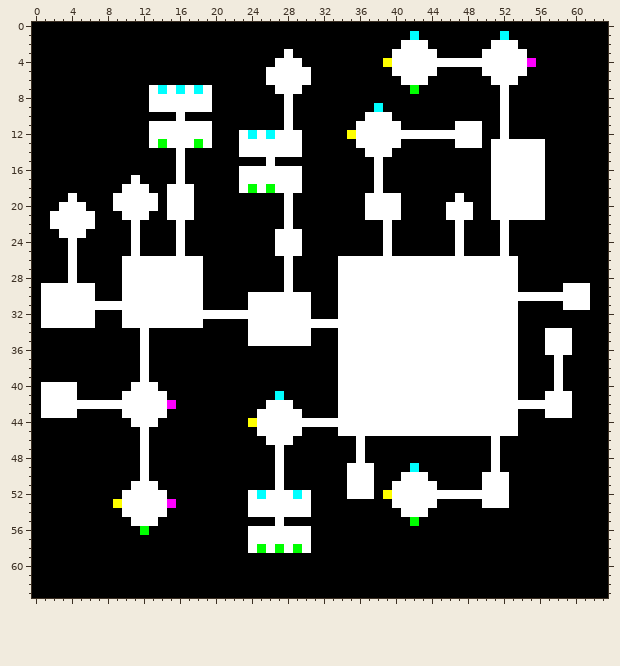
Pixel-art sprite: Assets/DungeonAssets/Image/LayoutMap.png. This is how it looked before the edit.
The file is 64x64 pixels.
The same view after the edit:
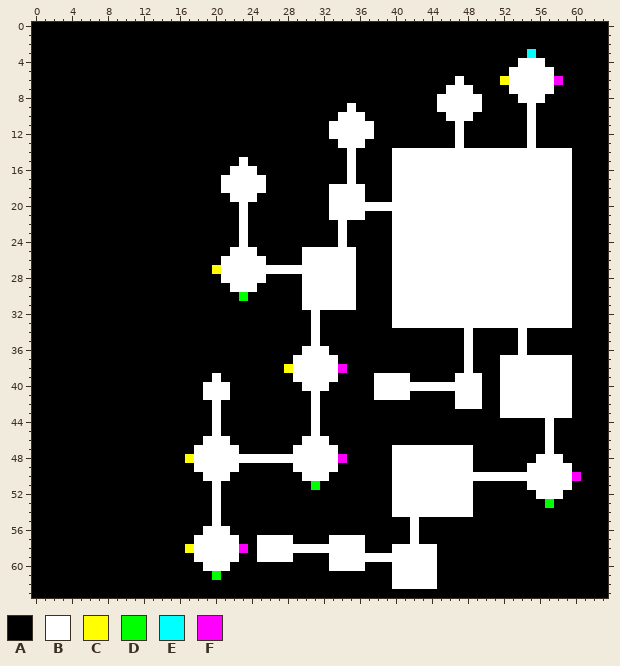
Palette (. is transparent): A #000000  B #ffffff  C #ffff00  D #00ff00  E #00ffff  F #ff00ff
Edits made:
Changed rows in their new state; - is an unchanged pixel.
first column x 1:
 1 -----------------------------------------A---------A---------
 2 ----------------------------------------AAA-------AAA--------
 3 ---------------------------A-----------AAAAA-----AAAAAE------
 4 --------------------------AAA---------AAAAAAAAAAAAAAA-BB-----
 5 -------------------------AAAAA---------AAAAA-----AAA--BBB----
 6 -------------------------AAAAA----------AAA---B---AC-BBBBF---
 7 ------------AAAAAAA-------AAA------------A---BBB---ABBBBB----
 8 ------------AAAAAAA--------A----------------BBBBB--A-BBB-----
 9 ------------AAAAAAA--------A------B--A------BBBBB--A--B------
10 ---------------A-----------A-----BBBAAA------BBB---A--B------
11 ------------AAAAAAA--------A----BBB--AAA-------AA--A--B------
12 ------------AAAAAAA---AAAAAAA---BBB--AAAAAAAAA-AA--A--B------
13 ------------AAAAAAA---AAAAAAA----BB-AAAA-------AA-AAAA-A-----
14 ---------------A------AAAAAAA-----B-AAABBBBBBBBBBB------BBB--
15 ---------------A------B--A--------B--A-BBBBBBBBBBB------BBB--
16 ---------------A-----B--AAAAA-----B--A-BBBBBBBBBBB------BBB--
17 ----------A----A----BB---AAAA-----B--A-BBBBBBBBBBB------BBB--
18 ---------AAA--AAA---BB-B-AAAA---BBBB-A-BBBBBBBBBBB------BBB--
19 ---A----AAAAA-AAA----BBB---A----BBBBAAA-BBBBBB-BBB------BBB--
20 --AAA---AAAAA-AAA-----B----A----BBBB----BBBBB---BB------BBB--
21 -AAAAA---AAA--AAA-----B----A----BBBBAAA-BBBBB---BB------BBB--
22 -AAAAA----A----A------B----A-----B----ABBBBBBB-BBBB-BBBBBBB--
23 --AAA-----A----A------B---AAA----B----ABBBBBBB-BBBB-BBBBBBB--
24 ---A------A----A------B---AAA----B----ABBBBBBB-BBBB-BBBBBBB--
25 ---A------A----A-----BBB--AAABBBBBB---ABBBBBBB-BBBB-BBBBBBB--
26 ---A-----AAAAAAAAA--BBBBB--A-BBBB--AAAA--------------BBBBBB--
27 ---A-----AAAAAAAAA-CBBBBBBB-BBBBB--AAAA--------------BBBBBB--
28 ---A-----AAAAAAAAA--BBBBB--A-BBBB--AAAA--------------BBBBBB--
29 AAAAAA---AAAAAAAAA---BBB---A-BBBB--AAAA--------------BBBBB-AA
30 AAAAAA---AAAAAAAAA----DAAAAAA-BBB--AAAA--------------------AA
31 AAAAAAAAAAAAAAAAAA-----AAAAAA-BBB--AAAA--------------BBBBB-AA
32 AAAAAA---AAAAAAAAAAAAAAAAAAAAAB--AAAAAA--------------BBBBBB--
33 AAAAAA---AAAAAAAAA-----AAAAAAA-AAAAAAAA--------------BBBBBB--
34 -----------A-----------AAAAAAAB--AAAAAAAAAAAAAA-AAAAAB--AAA--
35 -----------A-----------AAAAAAAB--AAAAAAAAAAAAAA-AAAAAB--AAA--
36 -----------A-----------------BBB-AAAAAAAAAAAAAA-AAAAAB--AAA--
37 -----------A----------------BBBBBAAAAAAAAAAAAAA-AAA--BBBB-B--
38 -----------A---------------CBBBBBFAAAAAAAAAAAAA-AAA--BBBB-B--
39 -----------A-------B--------BBBBBAAAA----AAAAA---AA--BBBB-B--
40 AAAA------AAA-----BBB--------BBB-AAAA------------AA--BBBB-B--
41 AAAA-----AAAAA----BBB-----A---B--AAAA----AAAAA---AA--BBB-----
42 AAAAAAAAAAAAAAA----B-----AAA--B--AAAAAAAAAAAAA---AA----------
43 AAAA-----AAAAA-----B----AAAAA-B--AAAAAAAAAAAAAAAAAA--BBB-----
44 ----------AAA------B---AAAAAAA-AAAAAAAAAAAAAAAAAAAAAA---B----
45 -----------A-------B----AAAAA-B--AAAAAAAAAAAAAAAAAAAA---B----
46 -----------A------BBB----AAA-BBB---A--------------A-----B----
47 -----------A-----BBBBB----A-BBBBB--A---BBBBBBBBB--A-----B----
48 -----------A----CBBBBBBBBB-BBBBBBF-A---BBBBBBBBB--A----BBB---
49 -----------A-----BBBBB----A-BBBBB-AAA--BBBBBBBBB--A---BBBBB--
50 -----------A------BBB-----A--BBB--AAA--B---BBBBBB---BBBBBBBF-
51 ----------AAA------B------A---D---AAA-------BBBB-AAA--BBBBB--
52 ---------AAAAA-----B---AAAAAAA----AAA-A---------AAAA---BBB---
53 --------AAAAAAA----B---AAAAAAA--------------BBBB-AAA----D----
54 ---------AAAAA-----B---AAAAAAA---------B---BBBBB-------------
55 ----------AAA------B------A--------------B-------------------
56 -----------A------BBB--AAAAAAA-----------B-------------------
57 -----------------BBBBB-A----AA--BBBB-----B-------------------
58 ----------------CBBBBBFAB-B-B-BBBBBB---BBBBB-----------------
59 -----------------BBBBB--BBBB----BBBBBBBBBBBB-----------------
60 ------------------BBB-----------BBBB---BBBBB-----------------
61 -------------------D-------------------BBBBB-----------------
62 ---------------------------------------BBBBB-----------------
Changed places in both pictures, as pixel boxes (x1, y1, x2, y2):
changed: (41, 31, 590, 589)
